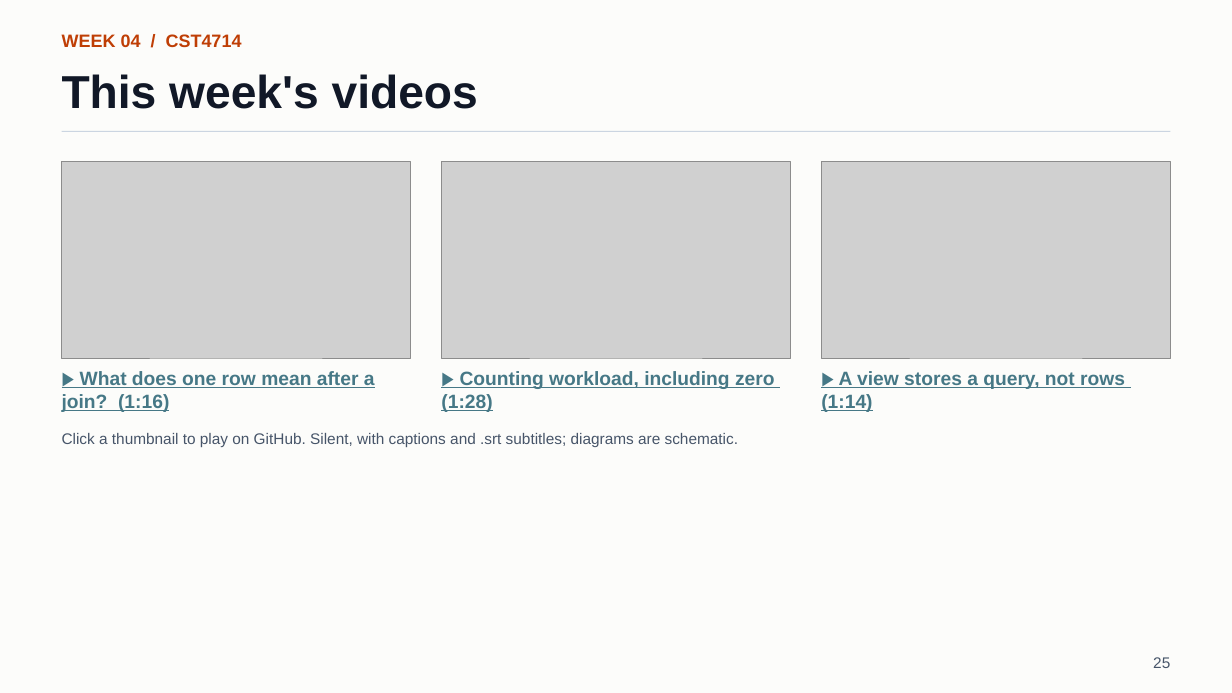
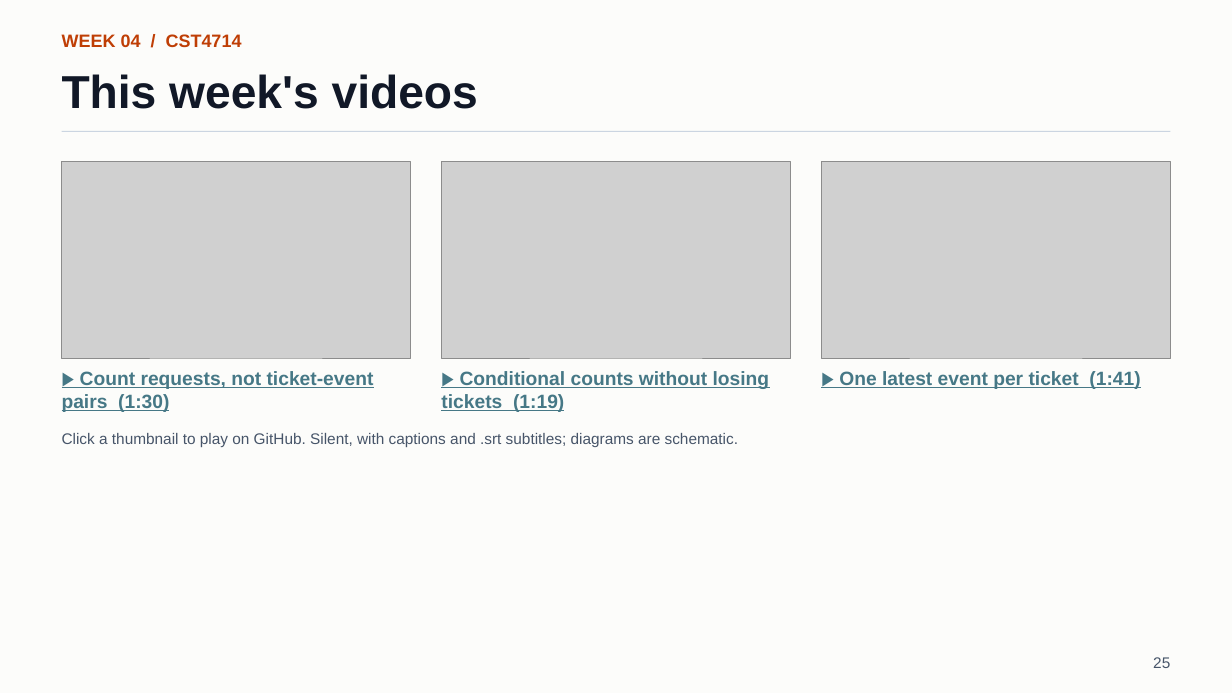
Before and after one commit to lolusername/CST4714_DB_admin, a slide deck: slide 25 of week_04/week_04_reliable_sql_reports.pptx. Drawn at 1232x693 pixels with LibreOffice and Linux fonts; fonts in the diff are those of the drawing; grey boxes stand for pictures. Boxes give left, top, right and bottom in pixels: in the first picture for what was removed or moved away, otherwise in the second. Text is boxed around its words. In the diff, an @@ line names an element or a change of style, - is before the commit and + after.

```diff
--- a/week_04/week_04_reliable_sql_reports.pptx
+++ b/week_04/week_04_reliable_sql_reports.pptx
@@ text at (62,371,374,412): text changed @@
-▶ What does one row mean after a join? (1:16)
+▶ Count requests, not ticket-event pairs (1:30)
@@ text at (441,371,770,412): text changed @@
-▶ Counting workload, including zero (1:28)
+▶ Conditional counts without losing tickets (1:19)
@@ text at (839,371,1140,389): text changed @@
-▶ A view stores a query, not rows (1:14)
+▶ One latest event per ticket (1:41)
```
Also in this commit, not shown: 25 other files.
